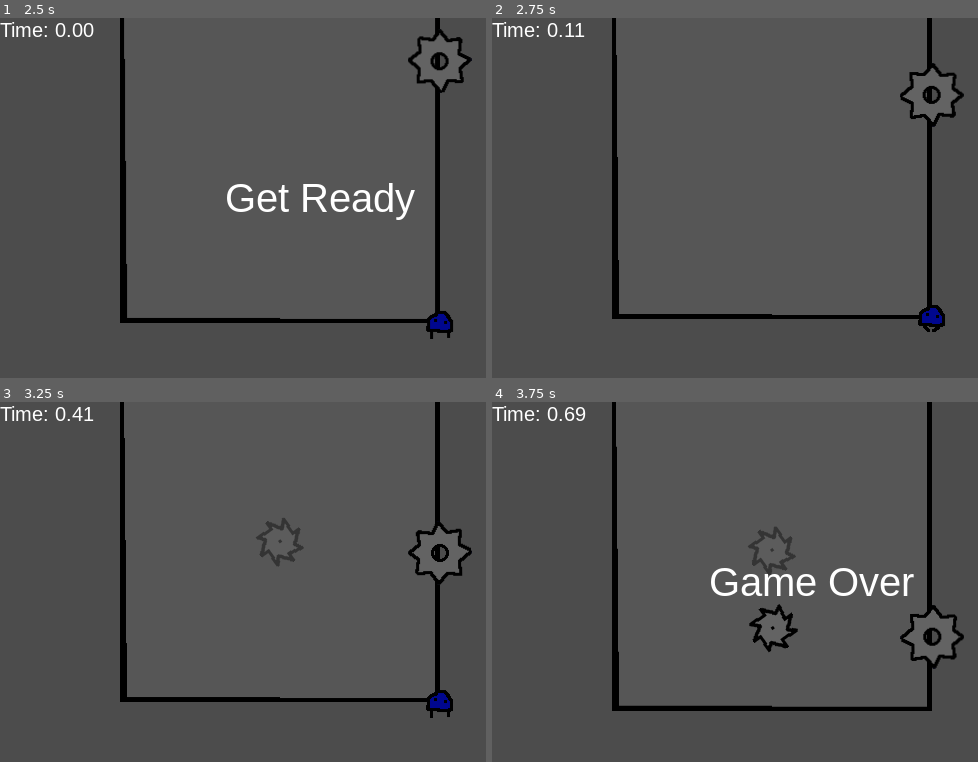
Above: before the commit, frames 1-4 (two rows, left to right).
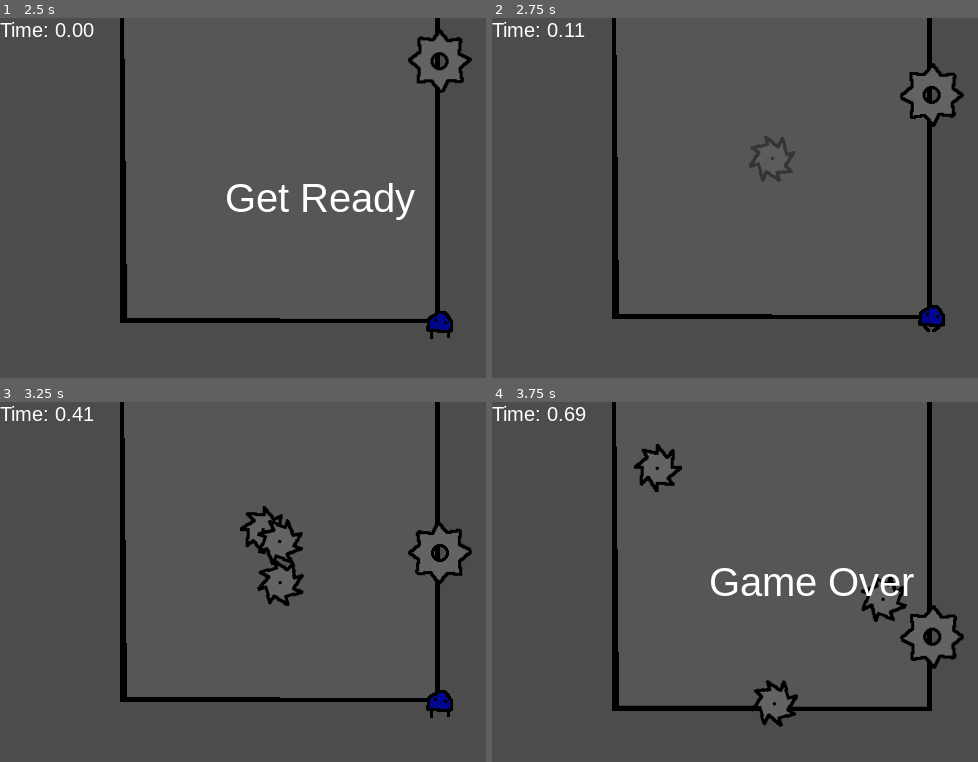
Above: after the commit, the same moments.

Repository: dulsi/SimpleDiscRoom
Game: Godot game, scene res://Main.tscn
Two runs of this game, one before a commit and one after it. Both use one fixed random seed, a clock stepped at 60 frames per second and the inputs below.
Inputs:
- Up to frame 1 (2.5 s): click "Start" at 0.5 s; hold Right (ui_right) 1.28-2.03 s; hold Down (ui_down) from 2.03 s (still down)
- Up to frame 2 (2.75 s): keep holding Down (ui_down)
- Up to frame 3 (3.25 s): release Down (ui_down) at 2.78 s; hold Right (ui_right) from 2.78 s (still down)
- Up to frame 4 (3.75 s): release Right (ui_right) at 3.53 s; hold Up (ui_up) from 3.53 s (still down)

Frame 1 is identical in both runs. In frame 2, 0.3% of the frame differs, in the area x 52-63%, y 32-46%; in frame 3, 1.1%; in frame 4, 1.9%, in the area x 29-86%, y 11-91%.

Commit message:
Tweaked some values for how the discs spawn.

Diff:
--- a/Disc.gd
+++ b/Disc.gd
@@ -1,8 +1,8 @@
 extends RigidBody2D
 
 
-export var min_speed = 250  # Minimum speed range.
-export var max_speed = 350  # Maximum speed range.
+export var min_speed = 200  # Minimum speed range.
+export var max_speed = 300  # Maximum speed range.
 export var screen_size = Vector2(0,0)
 export var appearing = 0.4
 
--- a/Main.gd
+++ b/Main.gd
@@ -2,6 +2,7 @@
 
 export (PackedScene) var Disc
 var score
+var room_filler = 3
 
 func _ready():
 	randomize()
@@ -14,6 +15,8 @@
 
 func new_game():
 	score = 0.00
+	room_filler = 3
+	$MobTimer.wait_time = 0.1
 	var discAry = $Discs.get_children()
 	for item in discAry:
 		$Discs.remove_child(item)
@@ -38,3 +41,9 @@
 	$Discs.add_child(disc)
 	disc.position = $DiscPosition.position
 	disc.screen_size = $Discs.get_parent().get_node("Background").get_rect().size
+	if room_filler > 0:
+		room_filler -= 1
+		if room_filler == 0:
+			$MobTimer.stop()
+			$MobTimer.set_wait_time(2)
+			$MobTimer.start()
